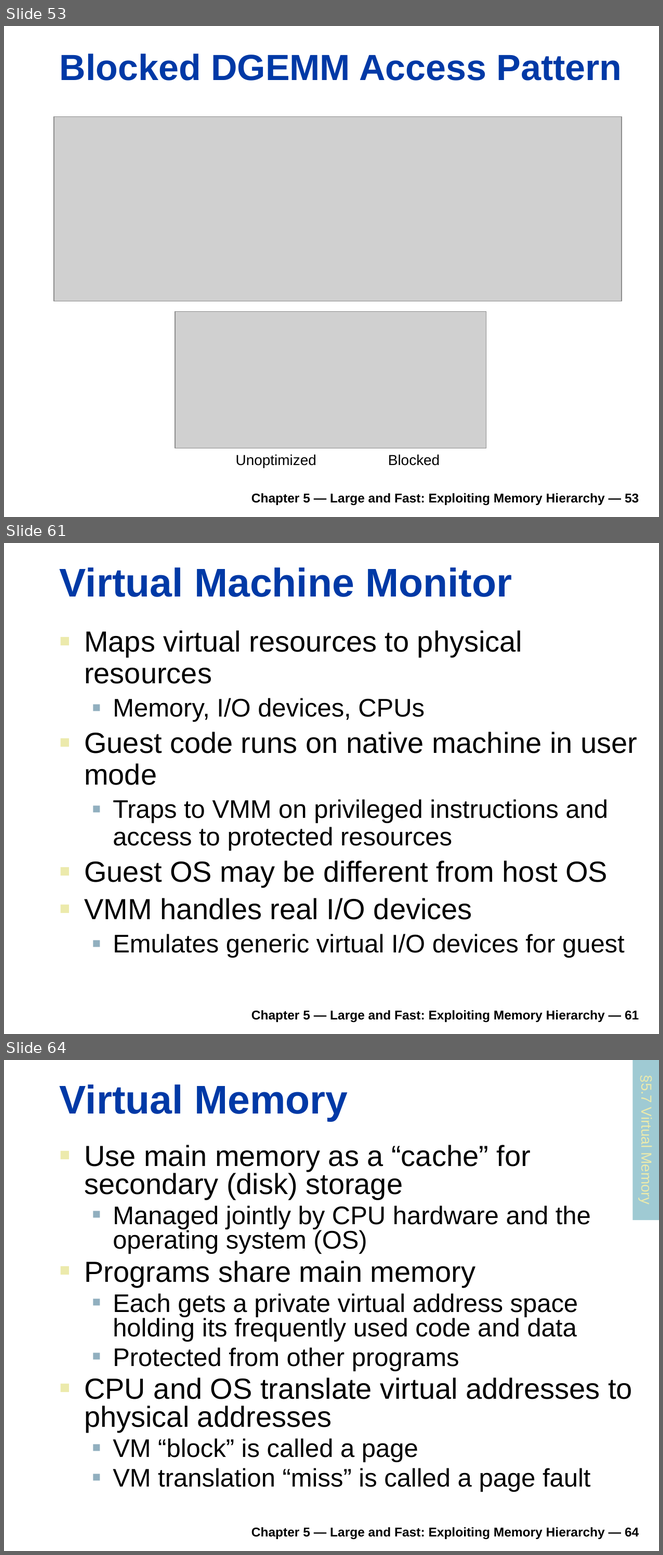
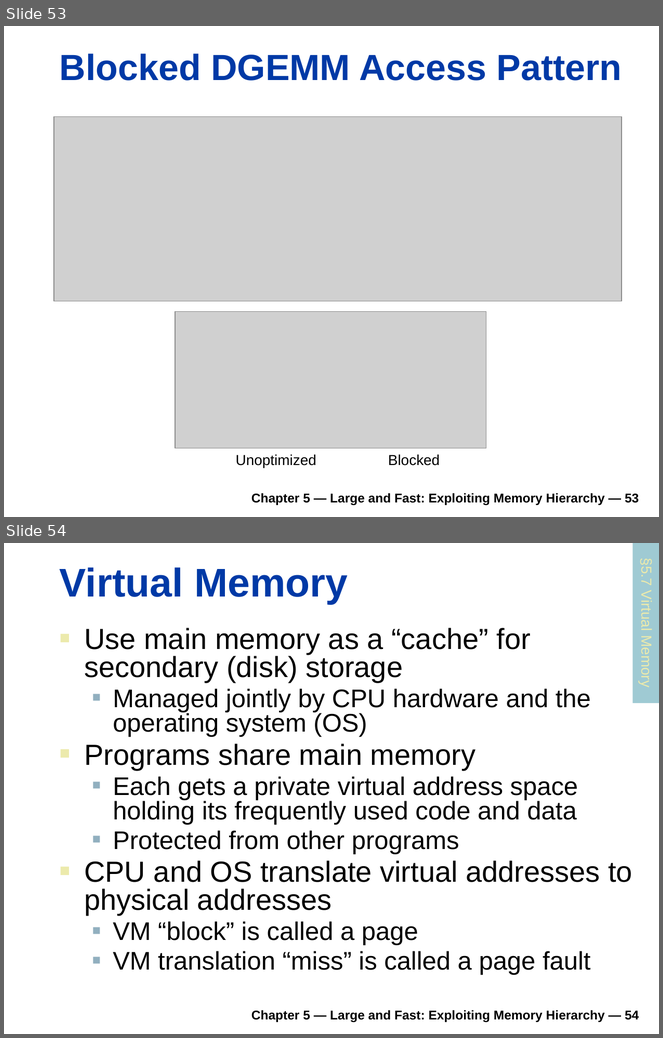
Before and after one commit to rifatshahriyar/rifatshahriyar.github.io, a slide deck: files/CSE305/CSE305_Chapter_5.pptx. Shown one above the other, each under a label of ours: slides 53, 61 and 64 before the commit, slides 53 and 54 after it; the slides between them are not shown. The pictures are 663x1555 and 663x1038 pixels, drawn with LibreOffice and Linux fonts; fonts in the diff are those of the drawing; grey boxes stand for pictures. Boxes give left, top, right and bottom in pixels: in the first picture for what was removed or moved away, otherwise in the second. Text is boxed around its words. In the diff, an @@ line names an element or a change of style, - is before the commit and + after.

```diff
--- a/files/CSE305/CSE305_Chapter_5.pptx
+++ b/files/CSE305/CSE305_Chapter_5.pptx
@@ slide 61 removed at (x1=4, y1=543, x2=659, y2=1034), background #FFFFFF @@
@@ title removed at (x1=60, y1=567, x2=512, y2=597) @@
-Virtual Machine Monitor
@@ text removed at (x1=84, y1=630, x2=637, y2=958) @@
-■ Maps virtual resources to physical resources
-  ■ Memory, I/O devices, CPUs
-■ Guest code runs on native machine in user mode
-  ■ Traps to VMM on privileged instructions and access to protected resources
-■ Guest OS may be different from host OS
-■ VMM handles real I/O devices
-  ■ Emulates generic virtual I/O devices for guest
@@ text removed at (x1=252, y1=1010, x2=639, y2=1022) @@
-Chapter 5 — Large and Fast: Exploiting Memory Hierarchy — 61
@@ what was slide 64 is now slide 54 @@
@@ text at (x1=252, y1=1010, x2=639, y2=1022): text changed @@
-Chapter 5 — Large and Fast: Exploiting Memory Hierarchy — 64
+Chapter 5 — Large and Fast: Exploiting Memory Hierarchy — 54
```
Also in this commit, not shown: 14 other slides removed, 2 other files.
